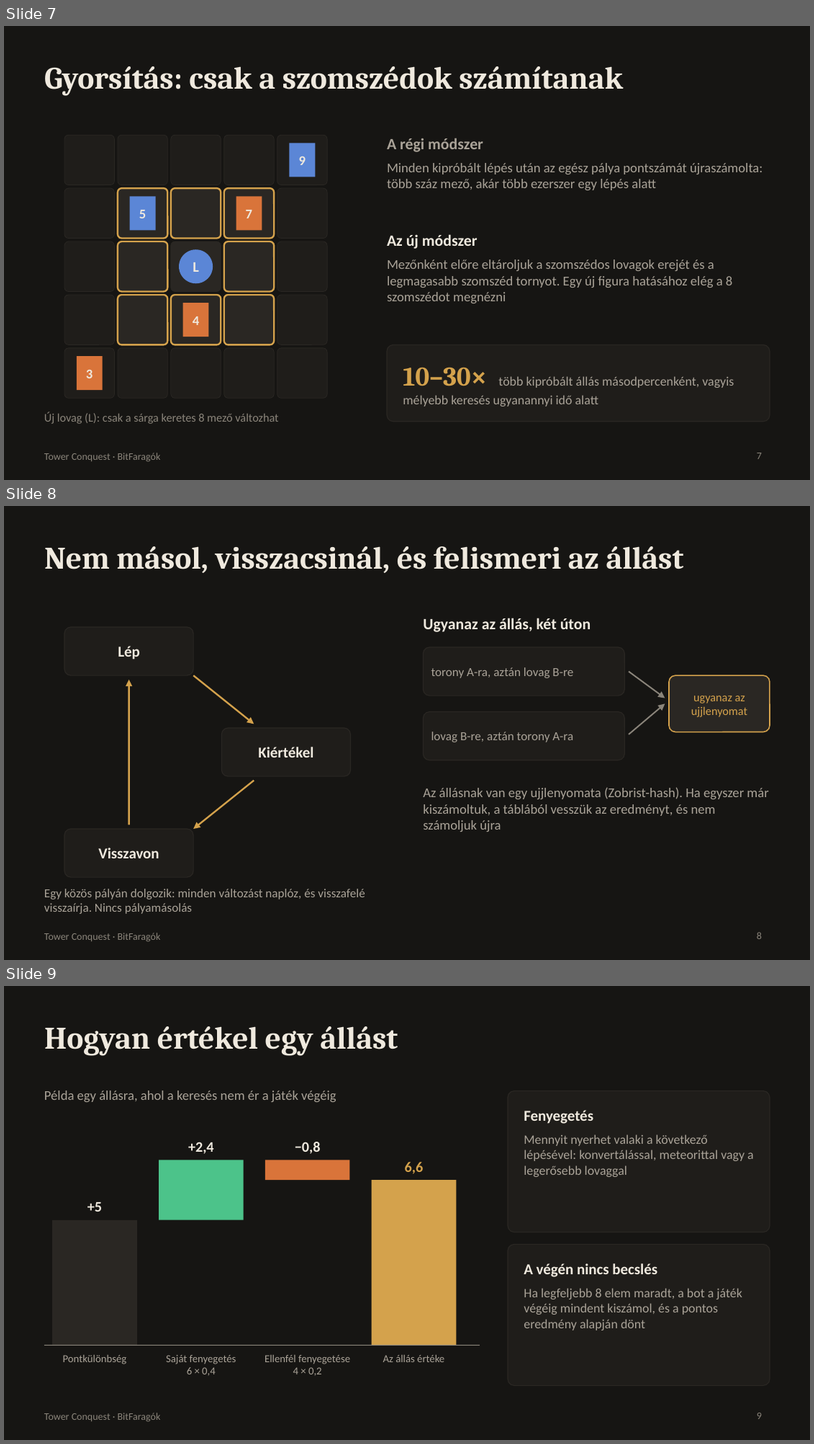
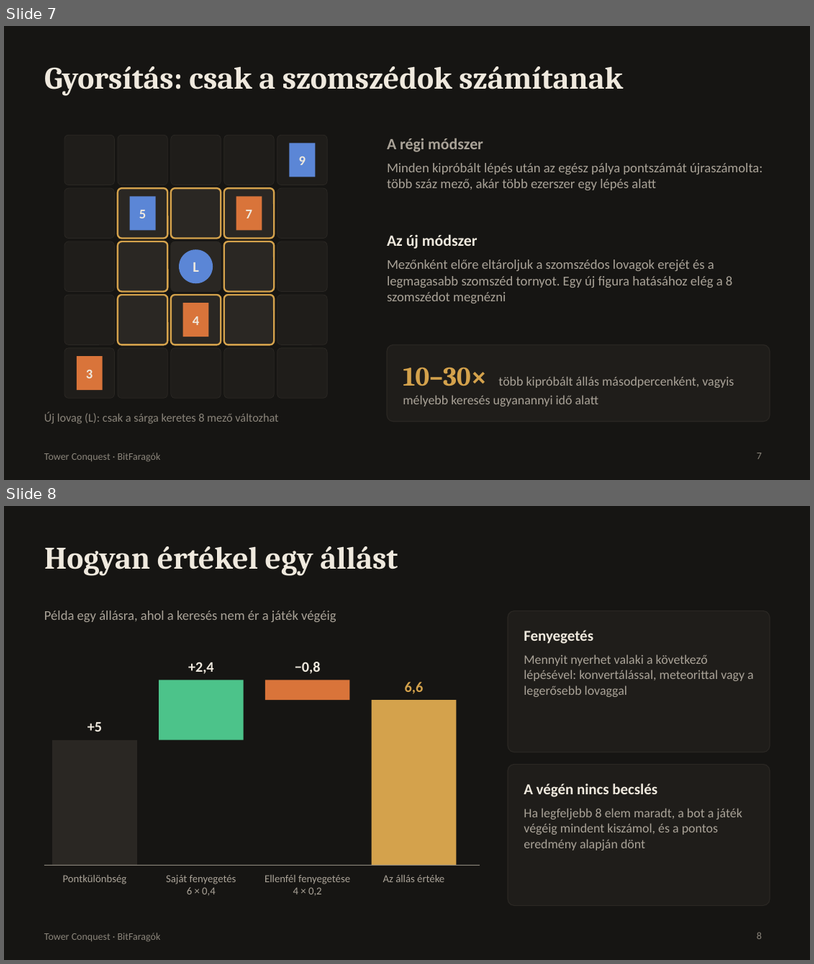
Before and after one commit to VaszocsikLevi/verseny, a slide deck: bitApritok.pptx. Shown one above the other, each under a label of ours: slides 7, 8 and 9 before the commit, slides 7 and 8 after it. The pictures are 814x1444 and 814x964 pixels, drawn with LibreOffice and Linux fonts; fonts in the diff are those of the drawing. Boxes give left, top, right and bottom in pixels: in the first picture for what was removed or moved away, otherwise in the second. Text is boxed around its words. In the diff, an @@ line names an element or a change of style, - is before the commit and + after.

```diff
--- a/bitApritok.pptx
+++ b/bitApritok.pptx
@@ slide 8 removed at (4, 506, 810, 960), background #161513; not listed: 1 template element that a slide beside it also shows @@
@@ title removed at (44, 546, 684, 573) @@
-Nem másol, visszacsinál, és felismeri az állást
@@ rounded rectangle removed at (64, 627, 193, 675) @@
@@ text removed at (423, 618, 591, 632) @@
-Ugyanaz az állás, két úton
@@ text removed at (118, 646, 140, 659) @@
-Lép
@@ rounded rectangle removed at (423, 647, 625, 695) @@
@@ arrow removed from (193, 675) to (254, 723) @@
@@ text removed at (432, 667, 574, 678) @@
-torony A-ra, aztán lovag B-re
@@ arrow removed from (629, 672) to (665, 698) @@
@@ rounded rectangle removed at (669, 675, 770, 732) @@
@@ arrow removed from (129, 824) to (129, 680) @@
@@ text removed at (692, 695, 748, 717) @@
-ugyanaz az ujjlenyomat
@@ rounded rectangle removed at (423, 712, 625, 760) @@
@@ arrow removed from (629, 734) to (665, 703) @@
@@ rounded rectangle removed at (221, 728, 351, 776) @@
@@ text removed at (432, 731, 574, 742) @@
-lovag B-re, aztán torony A-ra
@@ text removed at (258, 746, 314, 757) @@
-Kiértékel
@@ arrow removed from (254, 780) to (193, 829) @@
@@ text removed at (423, 787, 769, 831) @@
-Az állásnak van egy ujjlenyomata (Zobrist-hash). Ha egyszer már kiszámoltuk, a táblából vesszük az eredményt, és nem számoljuk újra
@@ rounded rectangle removed at (64, 829, 193, 877) @@
@@ text removed at (98, 847, 159, 858) @@
-Visszavon
@@ text removed at (44, 888, 365, 914) @@
-Egy közös pályán dolgozik: minden változást naplóz, és visszafelé visszaírja. Nincs pályamásolás
@@ page number removed at (757, 932, 762, 939) @@
-8
@@ what was slide 9 is now slide 8 @@
@@ page number at (757, 932, 762, 939): text changed @@
-9
+8
```
Also in this commit, not shown: 1 slide changed, 2 other files.
